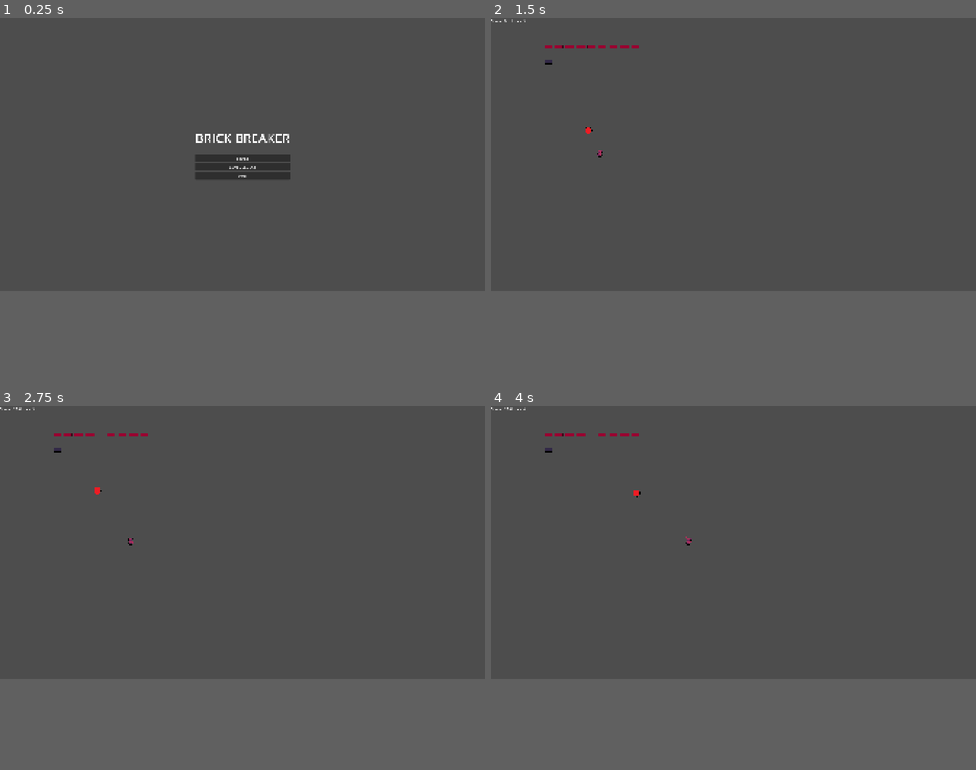
Above: before the commit, frames 1-4 (two rows, left to right).
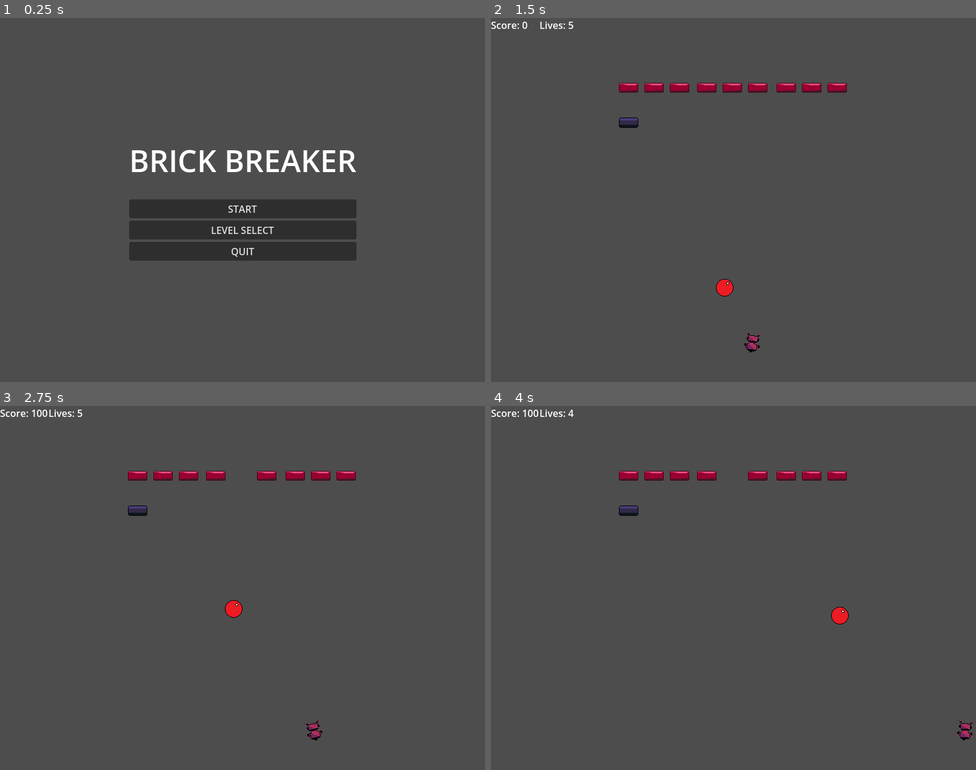
Above: after the commit, the same moments.

Repository: ccavalcanti11/godot_brick_breaker
Game: Godot game, scene res://scenes/MainMenu.tscn
Two runs of this game, one before a commit and one after it. Both use one fixed random seed, a clock stepped at 60 frames per second and the inputs below.
Inputs:
- Up to frame 1 (0.25 s): no input
- Up to frame 2 (1.5 s): click "START" at 0.5 s; hold D (move_right) from 1.28 s (still down); tap Space (launch_ball) at 1.35 s
- Up to frame 3 (2.75 s): release D (move_right) at 2.03 s; hold A (move_left) from 2.03 s (still down); tap Space (launch_ball) at 2.1 s
- Up to frame 4 (4 s): release A (move_left) at 2.78 s; hold D (move_right) from 2.78 s (still down); tap Space (launch_ball) at 2.85, 3.6 s
In our replay, the window is 800x450 before the commit and 800x600 after it. These sizes can differ from the game's own. Grey fills any space a smaller window leaves; there, only what the larger window draws over its background counts as a difference.

The runs differ from the first frame. In frame 1, 9.6% of the frame differs, in the area x 26-74%, y 31-67%; in frame 2, 1.6%; in frame 3, 1.5%; in frame 4, 1.5%.

Commit message:
fix: adjusting the game window to scale correctly

Diff:
--- a/brickbreaker/project.godot
+++ b/brickbreaker/project.godot
@@ -21,11 +21,12 @@
 
 [display]
 
-window/size/viewport_width=1920
-window/size/viewport_height=1080
-window/size/mode=1
+window/size/viewport_width=800
+window/size/viewport_height=600
+window/size/mode=2
 window/size/resizable=true
 window/stretch/mode="canvas_items"
+window/stretch/aspect="keep"
 
 [global_group]
 
